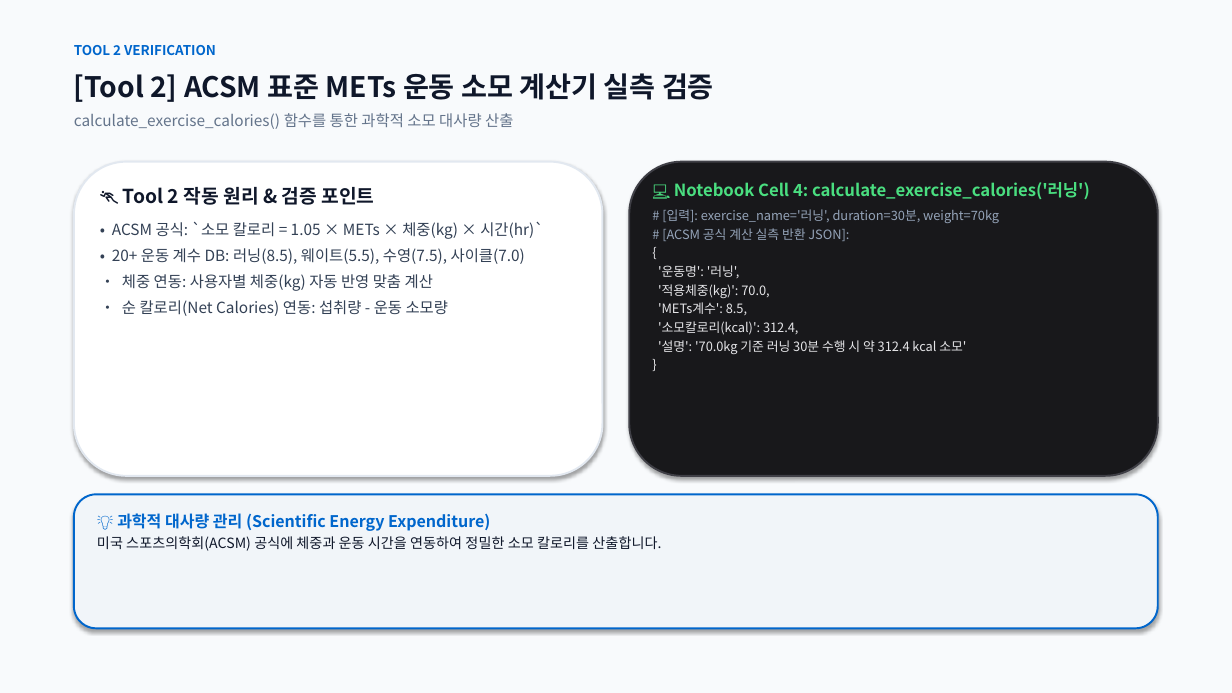
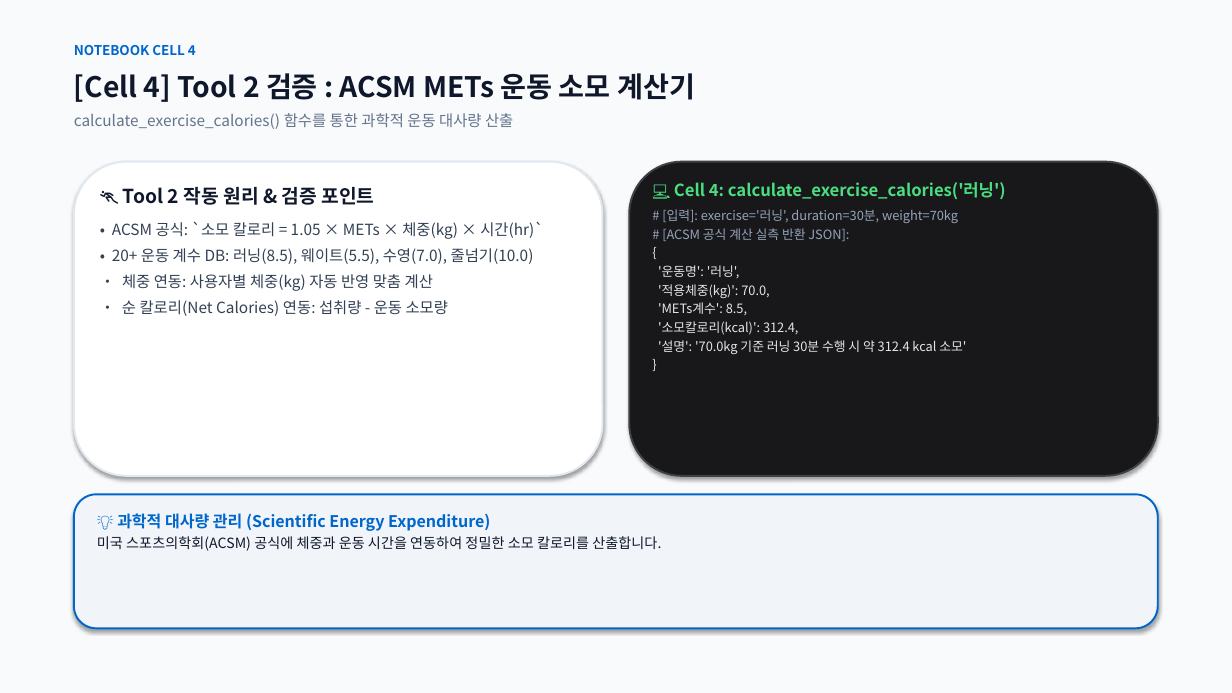
Before and after one commit to rye6837-web/impossible_to_get_lost_my_weight, a slide deck: slide 6 of AI_Diet_Coach_Presentation.pptx (slide 7 before the commit). Drawn at 1232x693 pixels with LibreOffice and Linux fonts; fonts in the diff are those of the drawing. Boxes give left, top, right and bottom in pixels: in the first picture for what was removed or moved away, otherwise in the second. Text is boxed around its words. In the diff, an @@ line names an element or a change of style, - is before the commit and + after.

Commit message:
docs: Streamline presentation to 14 slides (1-page MVP, notebook cell-by-cell verification, and comprehensive troubleshooting)

```diff
--- a/AI_Diet_Coach_Presentation.pptx
+++ b/AI_Diet_Coach_Presentation.pptx
@@ text at box(74, 45, 196, 55): text changed @@
-TOOL 2 VERIFICATION
+NOTEBOOK CELL 4
@@ text at box(74, 73, 695, 102): text changed @@
-[Tool 2] ACSM 표준 METs 운동 소모 계산기 실측 검증
+[Cell 4] Tool 2 검증 : ACSM METs 운동 소모 계산기
@@ text at box(74, 113, 513, 129): text changed @@
-calculate_exercise_calories() 함수를 통한 과학적 소모 대사량 산출
+calculate_exercise_calories() 함수를 통한 과학적 운동 대사량 산출
@@ text at box(662, 182, 1005, 223): text changed @@
-💻 Notebook Cell 4: calculate_exercise_calories('러닝')
-# [입력]: exercise_name='러닝', duration=30분, weight=70kg
+💻 Cell 4: calculate_exercise_calories('러닝')
+# [입력]: exercise='러닝', duration=30분, weight=70kg
@@ text at box(112, 248, 534, 264): text changed @@
-• 20+ 운동 계수 DB: 러닝(8.5), 웨이트(5.5), 수영(7.5), 사이클(7.0)
+• 20+ 운동 계수 DB: 러닝(8.5), 웨이트(5.5), 수영(7.0), 줄넘기(10.0)
```
Also in this commit, not shown: 12 other slides changed, 1 slide added, 1 slide removed, 2 other files.
